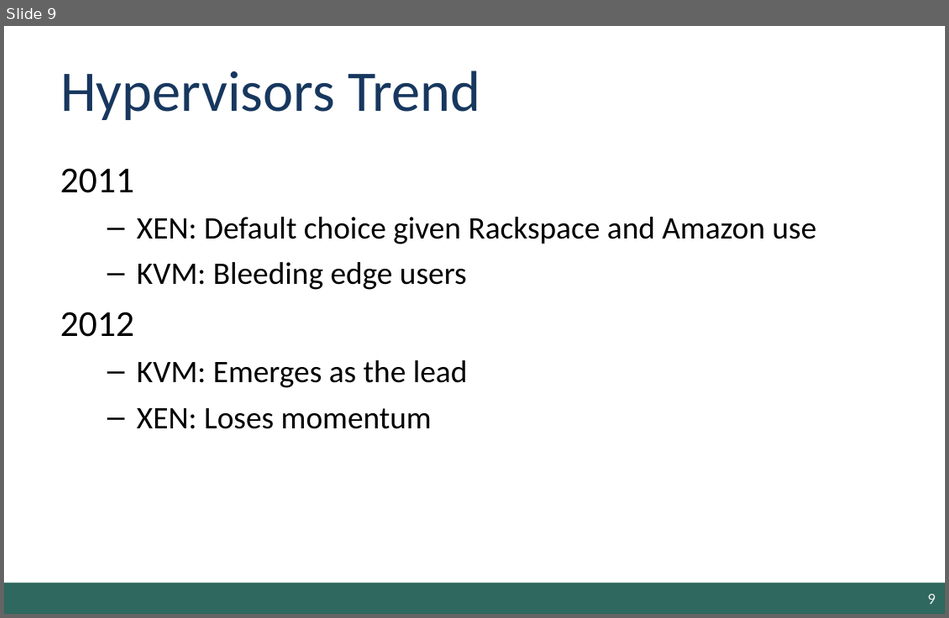
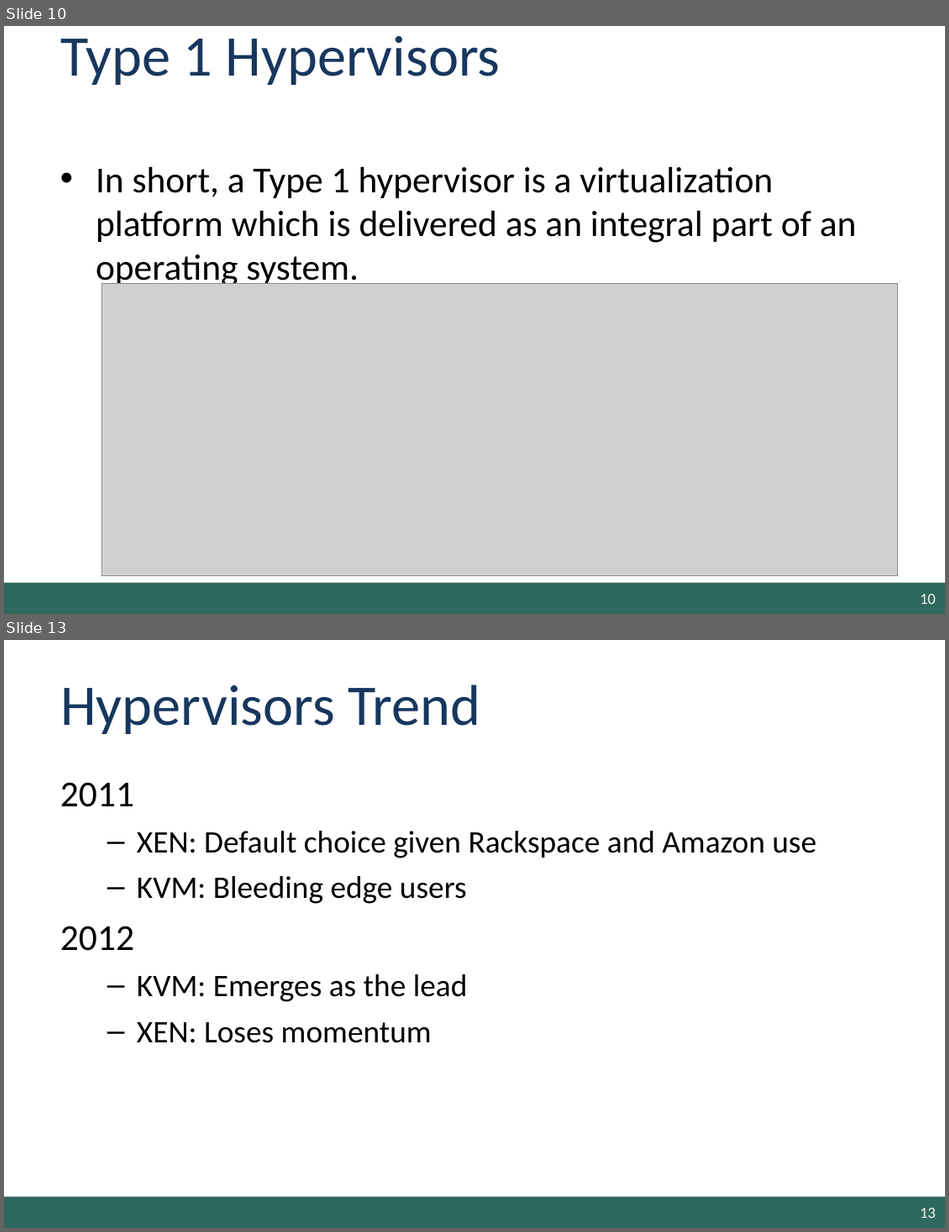
Before and after one commit to ragella/DevOps, a slide deck: Training_materials/Docker/Docker2.ppt. Shown one above the other, each under a label of ours: slide 9 before the commit, slides 10 and 13 after it; the slides between them are not shown. The pictures are 949x618 and 949x1232 pixels, drawn with LibreOffice and Linux fonts; fonts in the diff are those of the drawing; grey boxes stand for pictures; background and template pictures are left out. Boxes give left, top, right and bottom in pixels: in the first picture for what was removed or moved away, otherwise in the second. Text is boxed around its words. In the diff, an @@ line names an element or a change of style, - is before the commit and + after.

```diff
--- a/Training_materials/Docker/Docker2.ppt
+++ b/Training_materials/Docker/Docker2.ppt
@@ slide 10 added at box(4, 26, 945, 614), background #FFFFFF; not listed: 1 template element that a slide beside it also shows @@
@@ title added at box(60, 36, 500, 85), 44 pt, text #17375E @@
+Type 1 Hypervisors
@@ text added at box(96, 166, 857, 289), 28 pt, text #000000 @@
+• In short, a Type 1 hypervisor is a virtualization platform which is delivered as an integral part of an operating system.
@@ picture added at box(101, 284, 898, 576) @@
@@ page number added at box(920, 594, 936, 604), 12 pt, text #F2F2F2 @@
+10
@@ what was slide 9 is now slide 13 @@
@@ page number at box(920, 1208, 936, 1218): text changed @@
-9
+13
```
Also in this commit, not shown: 1 slide changed, 3 other slides added.
